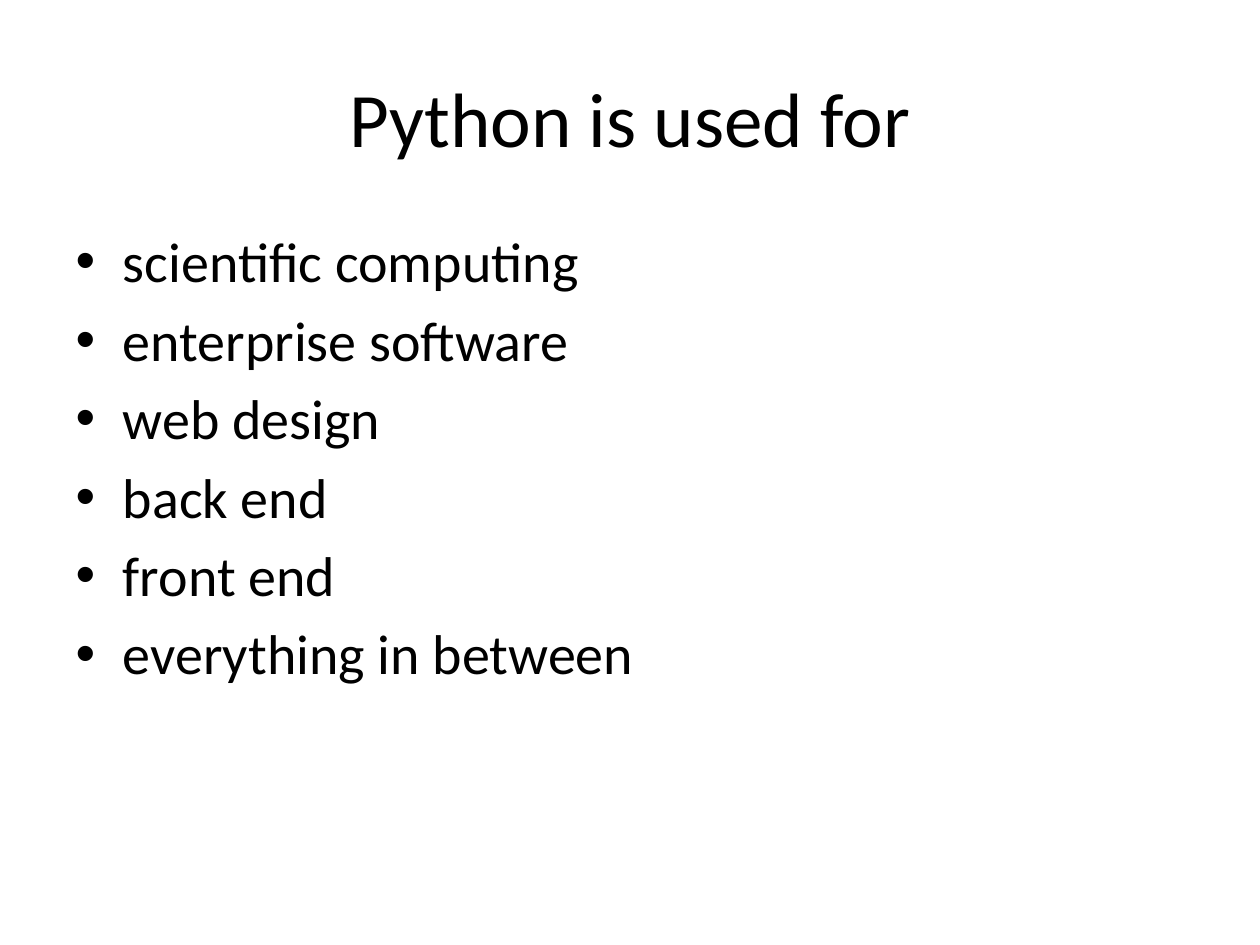
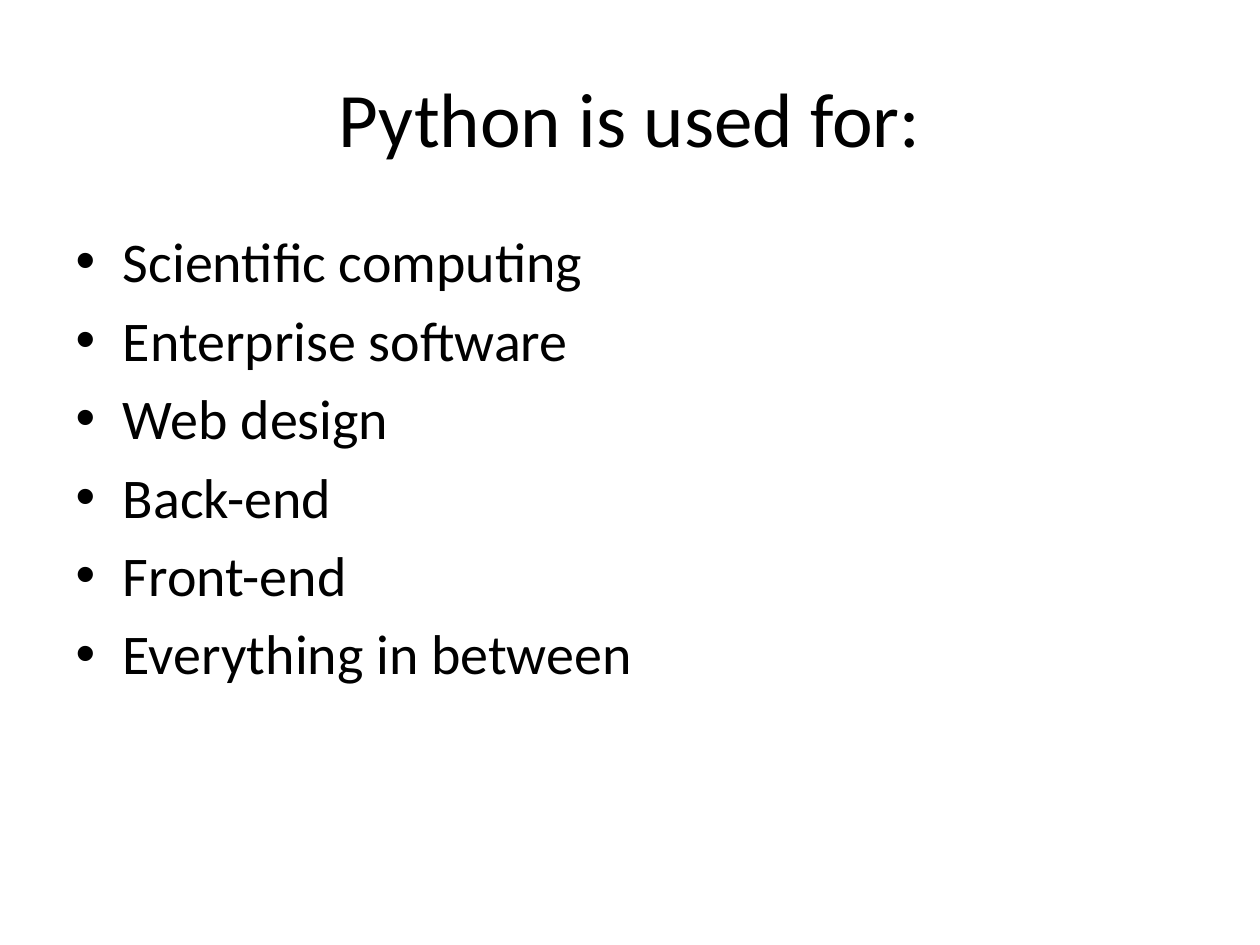
Before and after one commit to yoavram/Py4Eng, a slide deck: slide 17 of docs/Introduction to Python.pptx. Drawn at 1260x945 pixels with LibreOffice and Linux fonts; fonts in the diff are those of the drawing. Boxes give left, top, right and bottom in pixels: in the first picture for what was removed or moved away, otherwise in the second. Text is boxed around its words. In the diff, an @@ line names an element or a change of style, - is before the commit and + after.

```diff
--- a/docs/Introduction to Python.pptx
+++ b/docs/Introduction to Python.pptx
@@ title at (339,93,920,160): text changed @@
-Python is used for
+Python is used for:
@@ text at (123,243,631,684): text changed @@
-• scientific computing
-• enterprise software
-• web design
-• back end
-• front end
-• everything in between
+• Scientific computing
+• Enterprise software
+• Web design
+• Back-end
+• Front-end
+• Everything in between
```
Also in this commit, not shown: 15 other slides changed, 3 slides added, 2 slides removed.
